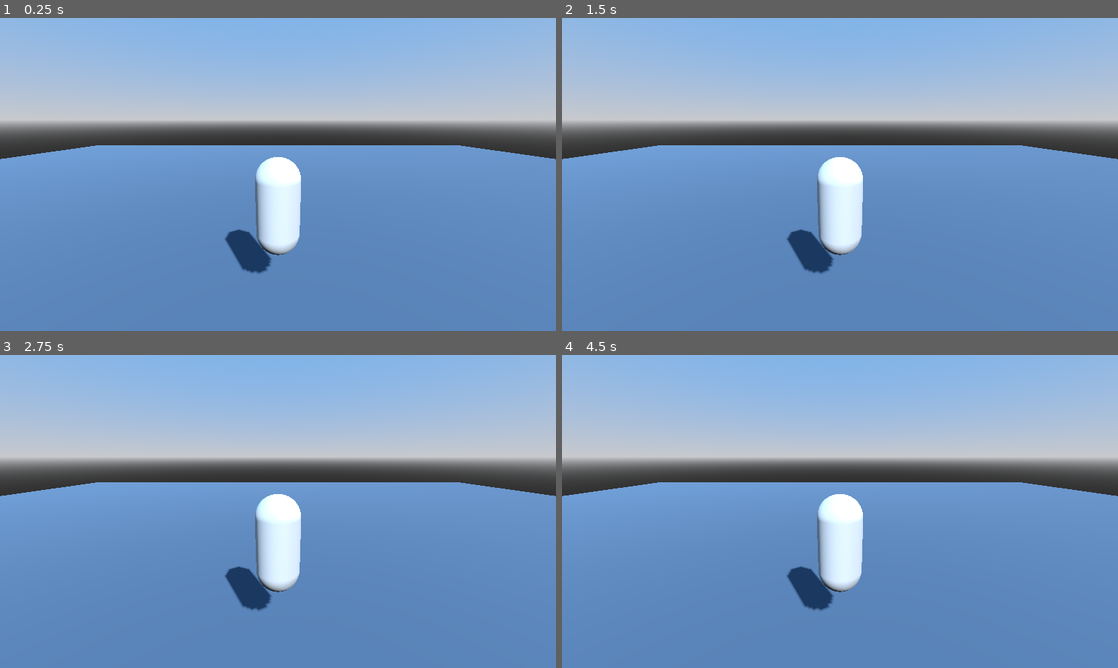
Above: before the commit, frames 1-4 (two rows, left to right).
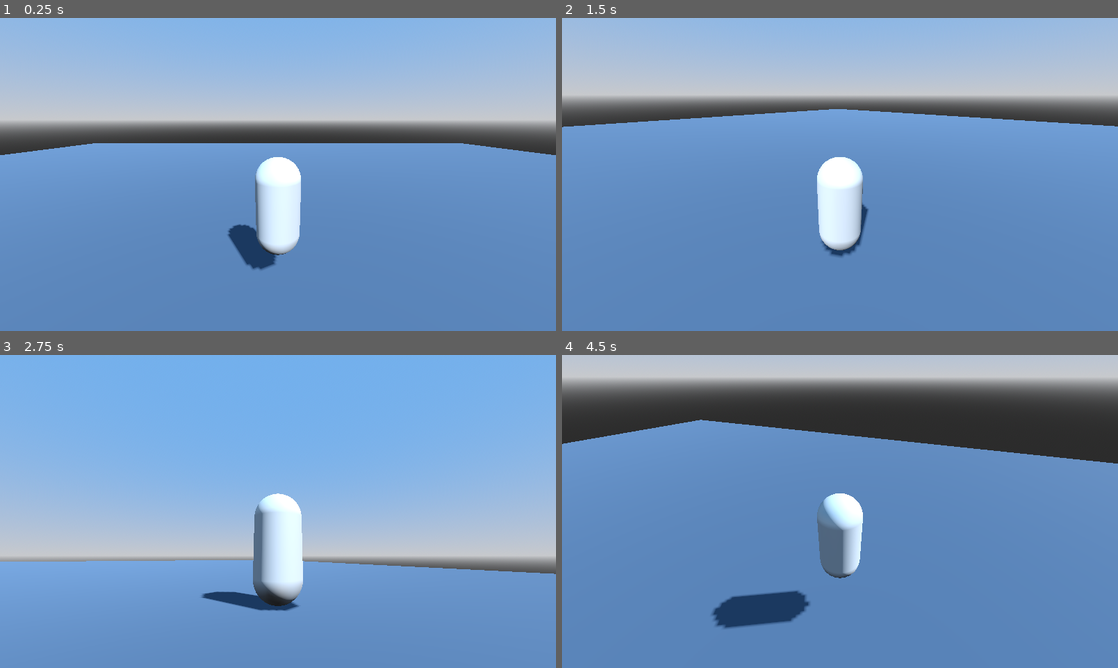
Above: after the commit, the same moments.

Repository: shreyansh316/BrokenHorizon
Game: Godot game, scene res://scenes/main.tscn
Two runs of this game, one before a commit and one after it. Both use one fixed random seed, a clock stepped at 60 frames per second and the inputs below. This scene is started directly instead of the project's main scene.
Inputs (mouse positions are in pixels of both pictures, inside the frame that each line leads up to):
- Up to frame 1 (0.25 s): no input
- Up to frame 2 (1.5 s): tap Enter (ui_accept) at 0.5, 0.77, 0.8, 1.07, 1.35 s; move the mouse to (962, 158) at 0.52 s; hold Right (ui_right) 0.53-1.28 s; hold Shift 0.53-1.28 s; move the mouse to (728, 190) at 1.27 s; hold Down (ui_down) from 1.28 s (still down)
- Up to frame 3 (2.75 s): tap Enter (ui_accept) at 1.52, 1.82, 2.3 s; tap Shift at 1.55 s; move the mouse to (333, 442) at 2.02 s; release Down (ui_down) at 2.03 s; hold Right (ui_right) from 2.03 s (still down); hold Shift from 2.03 s (still down)
- Up to frame 4 (4.5 s): move the mouse to (812, 574) at 2.77 s; release Right (ui_right) at 2.78 s; release Shift at 2.78 s; hold Up (ui_up) 2.78-3.53 s; tap Shift at 2.85, 4.35 s; tap Enter (ui_accept) at 3.02, 3.32, 3.6, 3.77, 4.07 s; move the mouse to (1006, 558) at 3.52 s; hold Left (ui_left) from 3.53 s (still down); tap Escape (ui_cancel) at 4.15 s; move the mouse to (673, 464) at 4.27 s

The runs differ from the first frame. In frame 1, 1.1% of the frame differs, in the area x 0-100%, y 40-82%; in frame 2, 20%; in frame 3, 64%, in the area x 0-100%, y 1-82%; in frame 4, 45%.
Error before the commit: Parse Error: Expected indented block after function declaration. (res://scripts/player.gd:13)

Commit message:
fix: restore proper tab indentation in player.gd and supply icon.svg

Diff:
--- /dev/null
+++ b/icon.svg
@@ -0,0 +1,4 @@
+<svg height="128" width="128" xmlns="http://www.w3.org/2000/svg">
+  <rect width="128" height="128" rx="16" fill="#478cbf"/>
+  <circle cx="64" cy="64" r="32" fill="#ffffff"/>
+</svg>
--- a/scripts/player.gd
+++ b/scripts/player.gd
@@ -11,40 +11,36 @@
 @onready var camera: Camera3D = $SpringArm3D/Camera3D
 
 func _ready() -> void:
-Input.mouse_mode = Input.MOUSE_MODE_CAPTURED
+	Input.mouse_mode = Input.MOUSE_MODE_CAPTURED
 
 func _unhandled_input(event: InputEvent) -> void:
-if event is InputEventMouseMotion and Input.mouse_mode == Input.MOUSE_MODE_CAPTURED:
-rotate_y(-event.relative.x * mouse_sensitivity)
-spring_arm.rotate_x(-event.relative.y * mouse_sensitivity)
-spring_arm.rotation.x = clamp(spring_arm.rotation.x, deg_to_rad(-75.0), deg_to_rad(45.0))
+	if event is InputEventMouseMotion and Input.mouse_mode == Input.MOUSE_MODE_CAPTURED:
+		rotate_y(-event.relative.x * mouse_sensitivity)
+		spring_arm.rotate_x(-event.relative.y * mouse_sensitivity)
+		spring_arm.rotation.x = clamp(spring_arm.rotation.x, deg_to_rad(-75.0), deg_to_rad(45.0))
 
-if event.is_action_pressed("ui_cancel"):
-if Input.mouse_mode == Input.MOUSE_MODE_CAPTURED:
-Input.mouse_mode = Input.MOUSE_MODE_VISIBLE
-else:
-Input.mouse_mode = Input.MOUSE_MODE_CAPTURED
+	if event.is_action_pressed("ui_cancel"):
+		if Input.mouse_mode == Input.MOUSE_MODE_CAPTURED:
+			Input.mouse_mode = Input.MOUSE_MODE_VISIBLE
+		else:
+			Input.mouse_mode = Input.MOUSE_MODE_CAPTURED
 
 func _physics_process(delta: float) -> void:
-# Apply gravity
-if not is_on_floor():
-velocity.y -= gravity * delta
+	if not is_on_floor():
+		velocity.y -= gravity * delta
 
-# Handle jump
-if Input.is_action_just_pressed("ui_accept") and is_on_floor():
-velocity.y = jump_velocity
+	if Input.is_action_just_pressed("ui_accept") and is_on_floor():
+		velocity.y = jump_velocity
 
-# Get movement vector from input actions (WASD / Arrows)
-var input_dir: Vector2 = Input.get_vector("ui_left", "ui_right", "ui_up", "ui_down")
-var direction: Vector3 = (transform.basis * Vector3(input_dir.x, 0, input_dir.y)).normalized()
+	var input_dir: Vector2 = Input.get_vector("ui_left", "ui_right", "ui_up", "ui_down")
+	var direction: Vector3 = (transform.basis * Vector3(input_dir.x, 0, input_dir.y)).normalized()
+	var current_speed: float = sprint_speed if Input.is_key_pressed(KEY_SHIFT) else speed
 
-var current_speed: float = sprint_speed if Input.is_key_pressed(KEY_SHIFT) else speed
+	if direction:
+		velocity.x = direction.x * current_speed
+		velocity.z = direction.z * current_speed
+	else:
+		velocity.x = move_toward(velocity.x, 0, current_speed)
+		velocity.z = move_toward(velocity.z, 0, current_speed)
 
-if direction:
-velocity.x = direction.x * current_speed
-velocity.z = direction.z * current_speed
-else:
-velocity.x = move_toward(velocity.x, 0, current_speed)
-velocity.z = move_toward(velocity.z, 0, current_speed)
-
-move_and_slide()
+	move_and_slide()
